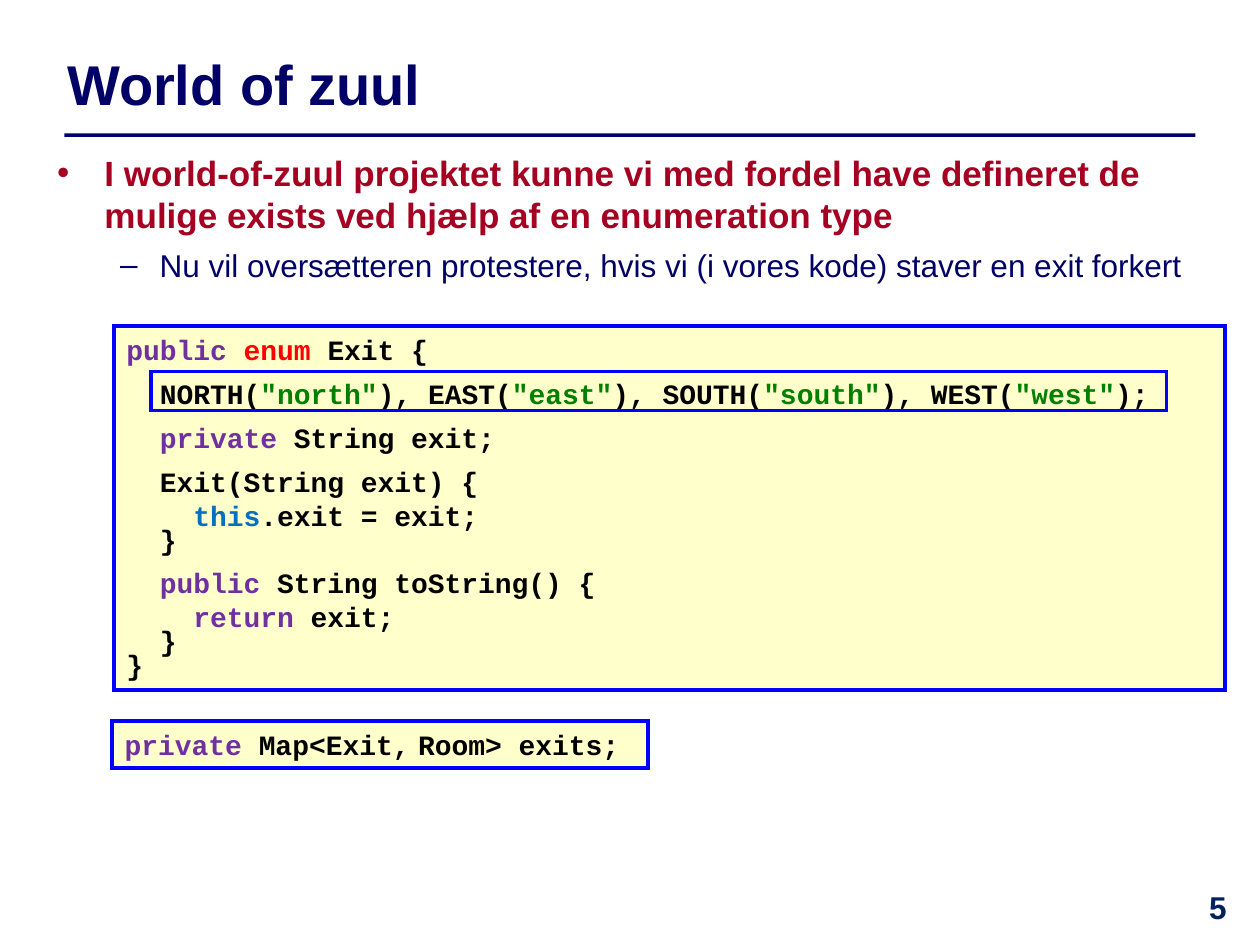
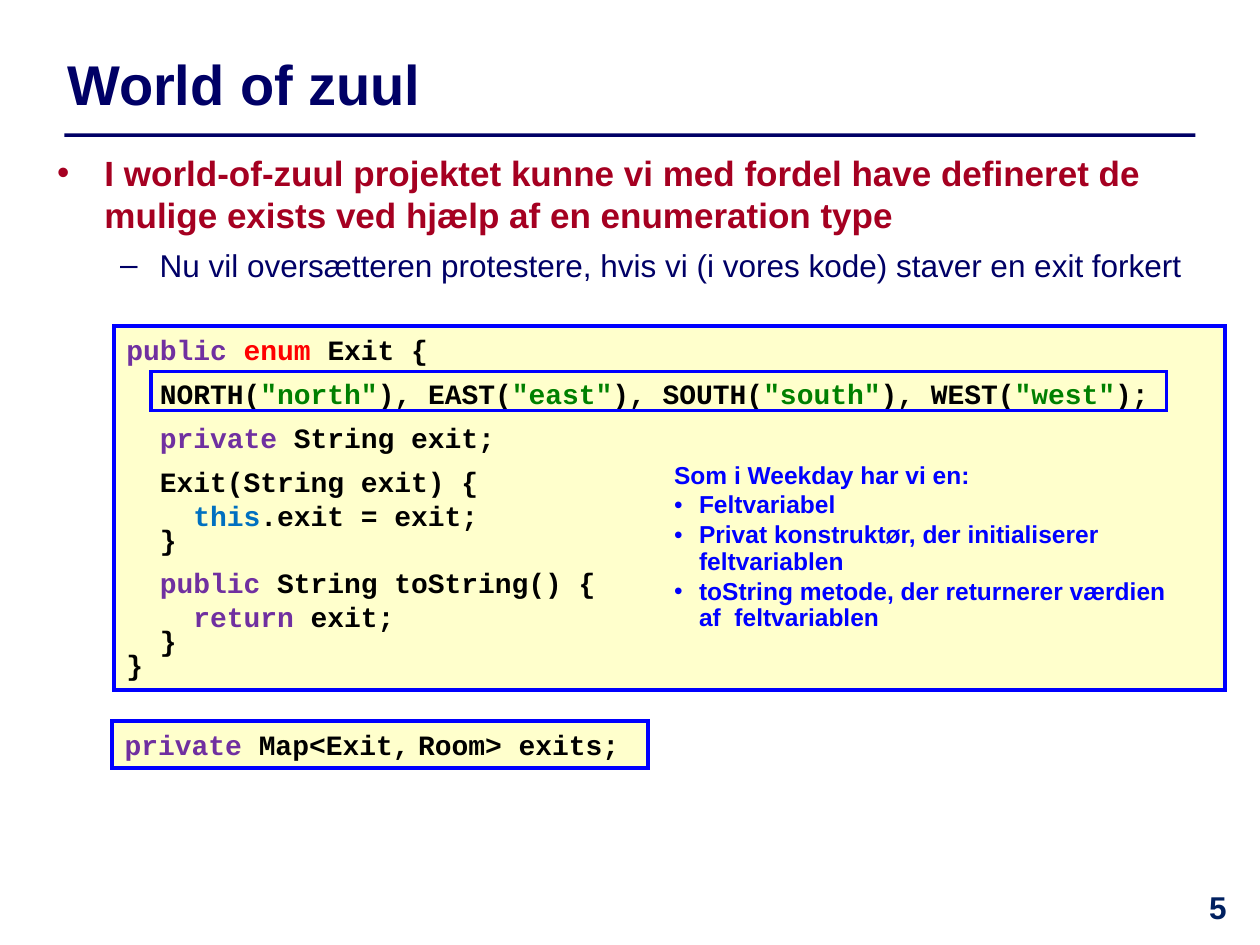
Before and after one commit to IntProgAU/Materiale, a slide deck: slide 5 of web/e21/uge_10/Slides-Uge10.pptx. Drawn at 1260x945 pixels with LibreOffice and Linux fonts; fonts in the diff are those of the drawing. Boxes give left, top, right and bottom in pixels: in the first picture for what was removed or moved away, otherwise in the second. Text is boxed around its words. In the diff, an @@ line names an element or a change of style, - is before the commit and + after.

```diff
--- a/web/e21/uge_10/Slides-Uge10.pptx
+++ b/web/e21/uge_10/Slides-Uge10.pptx
@@ text added at box(674, 466, 1165, 627), 14 pt, text #0000FF, bold @@
+Som i Weekday har vi en:
+• Feltvariabel
+• Privat konstruktør, der initialiserer feltvariablen
+• toString metode, der returnerer værdien af feltvariablen
```
Also in this commit, not shown: 9 other slides changed, 3 other files.
